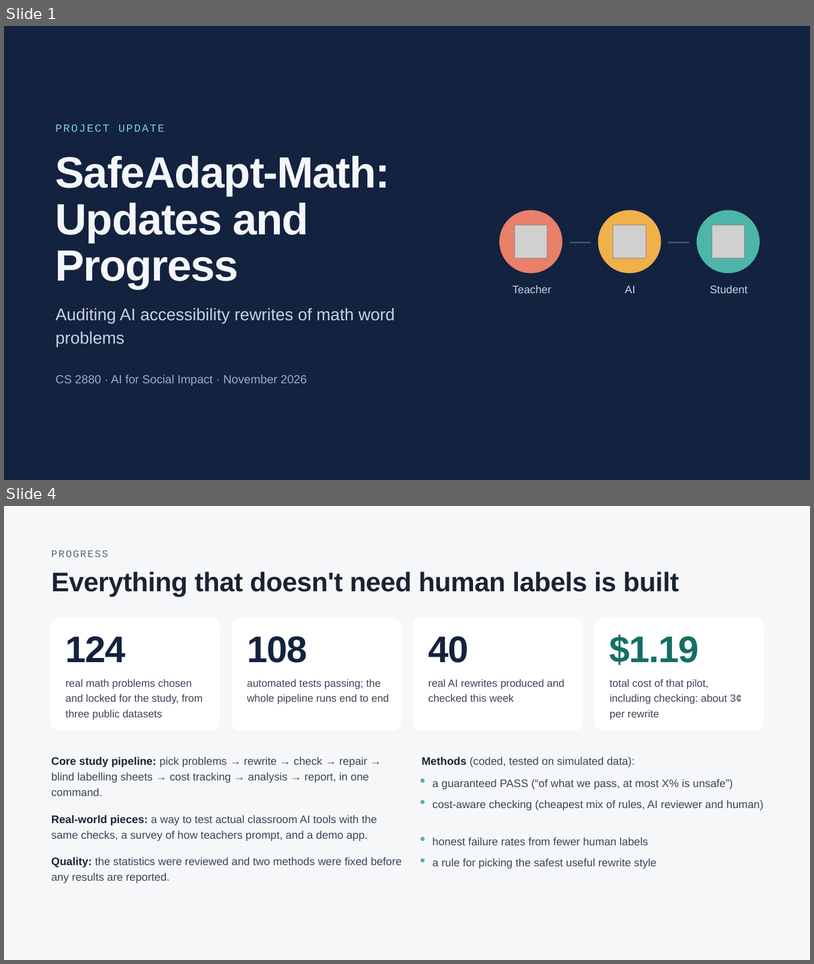
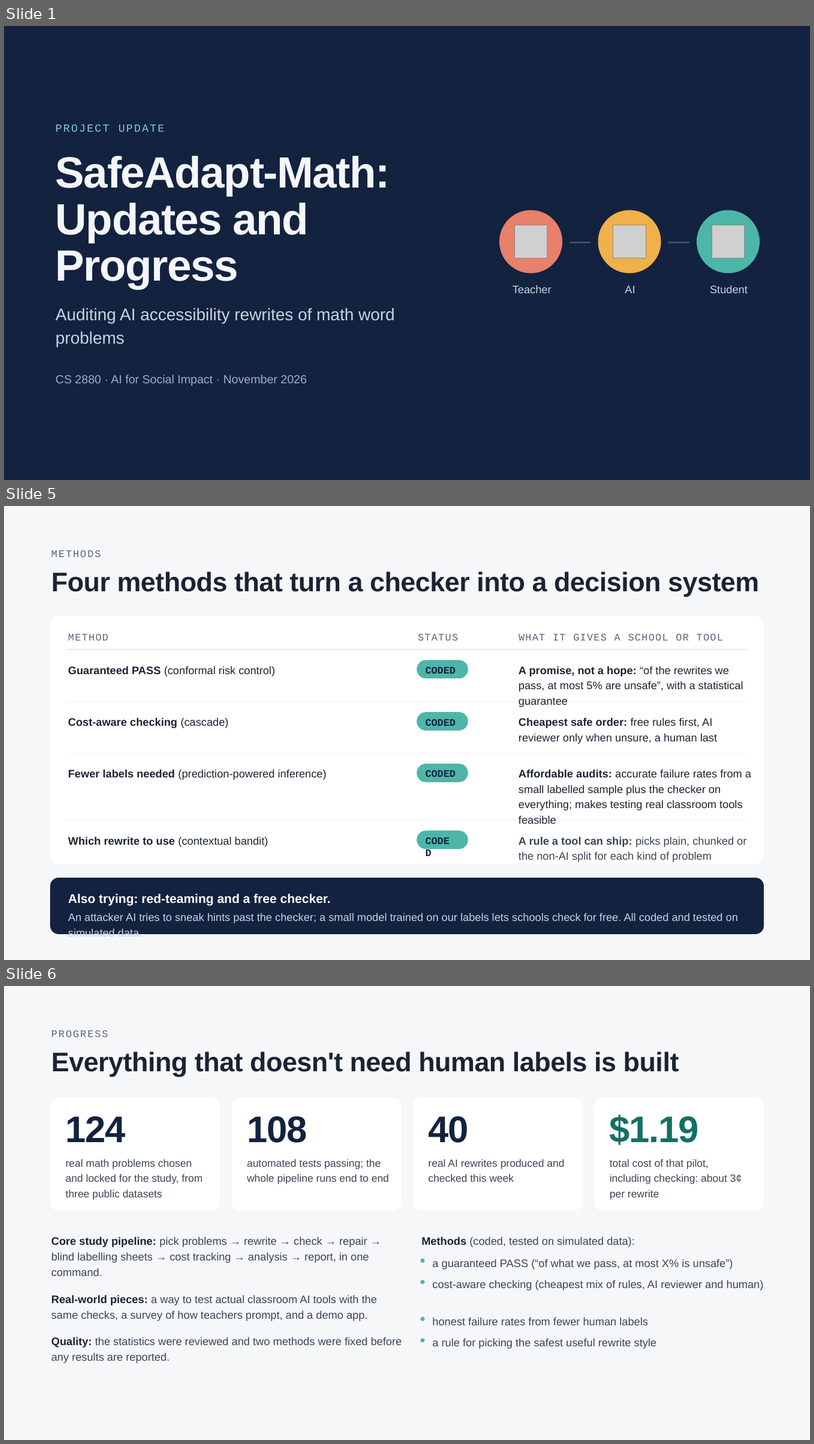
Before and after one commit to harshitaggarwal01/cs2880, a slide deck: docs/SafeAdapt-Math_updates_progress.pptx. Shown one above the other, each under a label of ours: slides 1 and 4 before the commit, slides 1, 5 and 6 after it; the slides between them are not shown. The pictures are 814x964 and 814x1444 pixels, drawn with LibreOffice and Linux fonts; fonts in the diff are those of the drawing; grey boxes stand for pictures. Boxes give left, top, right and bottom in pixels: in the first picture for what was removed or moved away, otherwise in the second. Text is boxed around its words. In the diff, an @@ line names an element or a change of style, - is before the commit and + after.

Commit message:
Updates deck: add plain-vs-chunked, methods (incl. bandit) and final-outputs slides; pilot caveats; earlier-pilot finding

```diff
--- a/docs/SafeAdapt-Math_updates_progress.pptx
+++ b/docs/SafeAdapt-Math_updates_progress.pptx
@@ slide 5 added at [4, 506, 810, 960], background #F6F7F9 @@
@@ text added at [51, 550, 101, 557], 18 pt, text #5A6478 @@
+METHODS
@@ text added at [51, 571, 759, 597], 48 pt, text #1B2333, bold @@
+Four methods that turn a checker into a decision system
@@ rounded rectangle added at [50, 616, 764, 864], fill #FFFFFF @@
@@ rectangle added at [67, 649, 747, 650], fill #D8DDE6 @@
@@ text added at [68, 634, 108, 640], 18 pt, text #5A6478 @@
+METHOD
@@ text added at [418, 634, 458, 640], 18 pt, text #5A6478 @@
+STATUS
@@ text added at [519, 634, 723, 640], 18 pt, text #5A6478 @@
+WHAT IT GIVES A SCHOOL OR TOOL
@@ text added at [68, 666, 275, 676], 19.5 pt, text #1B2333 @@
+Guaranteed PASS (conformal risk control)
@@ rounded rectangle added at [417, 660, 468, 679], fill #4DB6A8 @@
@@ text added at [426, 667, 456, 673], 18 pt, text #13223F, bold @@
+CODED
@@ text added at [519, 666, 744, 691], 19.5 pt, text #1B2333 @@
+A promise, not a hope: “of the rewrites we pass, at most 5% are unsafe”, with a statistical guarantee
@@ rectangle added at [67, 702, 747, 702], fill #E4E8EE @@
@@ text added at [68, 717, 229, 728], 19.5 pt, text #1B2333, bold @@
+Cost-aware checking (cascade)
@@ rounded rectangle added at [417, 712, 468, 730], fill #4DB6A8 @@
@@ text added at [426, 719, 456, 726], 18 pt, text #13223F, bold @@
+CODED
@@ text added at [519, 717, 717, 744], 19.5 pt, text #1B2333 @@
+Cheapest safe order: free rules first, AI reviewer only when unsure, a human last
@@ rectangle added at [67, 753, 747, 753], fill #E4E8EE @@
@@ text added at [68, 769, 327, 780], 19.5 pt, text #1B2333 @@
+Fewer labels needed (prediction-powered inference)
@@ rounded rectangle added at [417, 763, 468, 782], fill #4DB6A8 @@
@@ text added at [426, 770, 456, 777], 18 pt, text #13223F, bold @@
+CODED
@@ text added at [519, 769, 752, 810], 19.5 pt, text #1B2333 @@
+Affordable audits: accurate failure rates from a small labelled sample plus the checker on everything; makes testing real classroom tools feasible
@@ rectangle added at [67, 820, 747, 820], fill #E4E8EE @@
@@ text added at [68, 836, 269, 847], 19.5 pt, text #1B2333 @@
+Which rewrite to use (contextual bandit)
@@ rounded rectangle added at [417, 830, 468, 849], fill #4DB6A8 @@
@@ text added at [425, 833, 452, 849], 18 pt, text #13223F, bold @@
+CODED
@@ text added at [519, 837, 747, 862], 19.5 pt, text #3A4456 @@
+A rule a tool can ship: picks plain, chunked or the non-AI split for each kind of problem
@@ rounded rectangle added at [50, 877, 764, 934], fill #13223F @@
@@ text added at [68, 893, 331, 905], 22.5 pt, text #FFFFFF, bold @@
+Also trying: red-teaming and a free checker.
@@ text added at [68, 913, 738, 923], 19.5 pt, text #C9D2E3 @@
+An attacker AI tries to sneak hints past the checker; a small model trained on our labels lets schools check for free. All coded and tested on simulated data.
@@ what was slide 4 is now slide 6 @@
```
Also in this commit, not shown: 4 slides changed, 2 other slides added, 1 other file.
